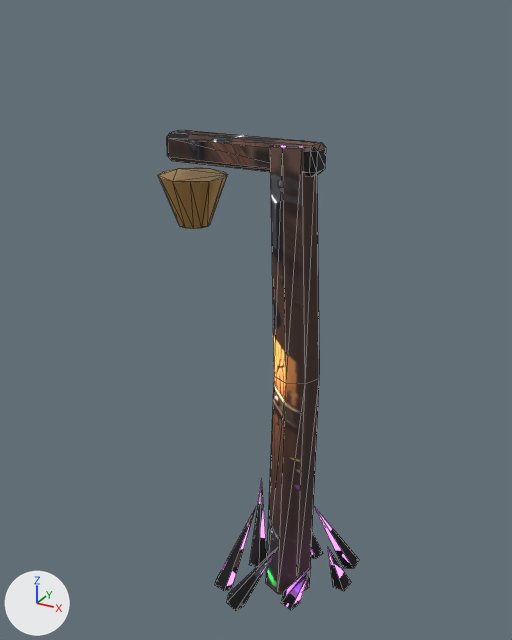
The glTF model assets/noir/towers/plague.glb: old version first, new version second.
Rendered twice from a camera (50 mm lens) standing at (1.31, -2.45, 3.26) and looking at (-0.11, 0.13, 1.97). The axes (+X, +Y, +Z) are drawn at lower left. The lights are the same throughout. The older version comes first. Mesh edges are drawn as thin lines. Vertices at exactly the same position are counted once.

Objects in the first picture: 'plague'.
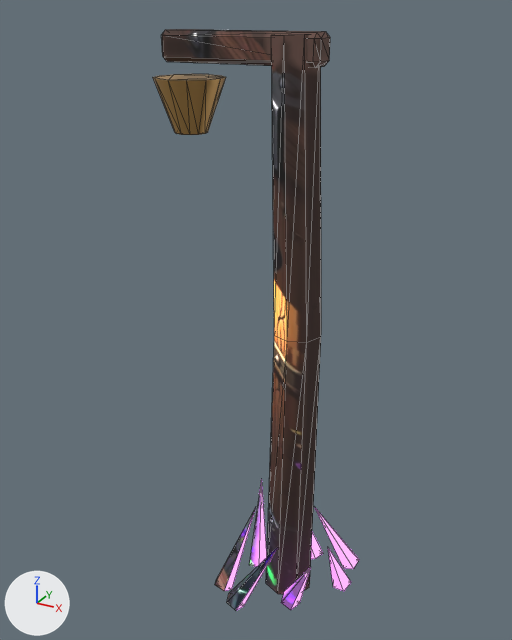
Boxes [x1, y1, x2, y2] around the edits, measured in the pictures (512 x 640 px; the box of a moved part takes in the faces that stretch with it):
'plague', reshaped, surface changed (21% taller): before [158, 130, 359, 611]; after [153, 29, 359, 611]
part 1 of me_plague, moved or reshaped: before [167, 130, 326, 177]; after [162, 29, 330, 68]
part 2 of me_plague, moved or reshaped: before [158, 168, 227, 229]; after [153, 74, 226, 135]
part 3 of me_plague, moved or reshaped: before [266, 146, 320, 594]; after [266, 34, 321, 594]
part 4 of me_plague, surface changed: before [158, 130, 359, 611]; after [153, 29, 359, 611]

Edits to the bpy script that builds the scene:
```text
Change me_plague:
    used by ob_plague; location = (0.0, 0.0, 0.0)
    before: 8 (0.12, 0.21, 1.77), 9 (0.04, 0.18, 1.77), 10 (0.01, 0.1, 1.77), 11 (0.04, 0.02, 1.77) at pixel (274, 376), 12 (0.12, -0.01, 1.77) at pixel (286, 383)
    before: 13 (0.2, 0.02, 1.77) at pixel (305, 383), 14 (0.23, 0.1, 1.77) at pixel (319, 378), 15 (0.2, 0.18, 1.77) at pixel (319, 369), 16 (0.08, 0.2, 2.77) at pixel (304, 140), 17 (0.01, 0.17, 2.77)
    before: 18 (-0.02, 0.1, 2.77), 19 (0.01, 0.03, 2.77) at pixel (270, 146), 20 (0.08, 0.0, 2.77) at pixel (282, 148), 21 (0.15, 0.03, 2.77) at pixel (302, 147), 22 (0.18, 0.1, 2.77)
    before: 23 (0.15, 0.17, 2.77) at pixel (316, 142)
    remove me_plague.from_pydata(...)  # 114 vertices, 188 faces; spans x -0.55..0.4, y -0.21..0.41, z 0.55..2.78
    add me_plague.from_pydata(...)  # 114 vertices, 188 faces; spans x -0.55..0.4, y -0.21..0.41, z 0.55..3.18
    me_plague part 1: the loose piece of 24 vertices spanning x -0.5..0.2, y 0.04..0.16, z 2.66..2.78 is moved by (0.0, 0.0, 0.4)
    me_plague part 2: the loose piece of 24 vertices spanning x -0.55..-0.25, y -0.05..0.25, z 2.38..2.6 is moved by (0.0, 0.0, 0.4)
    me_plague part 3
    add for i in [*range(8, 16)]: me_plague.vertices[i].co += Vector((0.0, 0.0, 0.2))
    add for i in [*range(16, 24)]: me_plague.vertices[i].co += Vector((0.0, 0.0, 0.4))
    me_plague part 4: texture (UV) coordinates of 180 of 188 faces, centred in x -0.54..0.38, y -0.19..0.39, z 0.56..2.78, changed; they spanned u 0.01..1.0, v 0.0..0.82 and now span u 0.01..1.0, v 0.0..0.7
```
